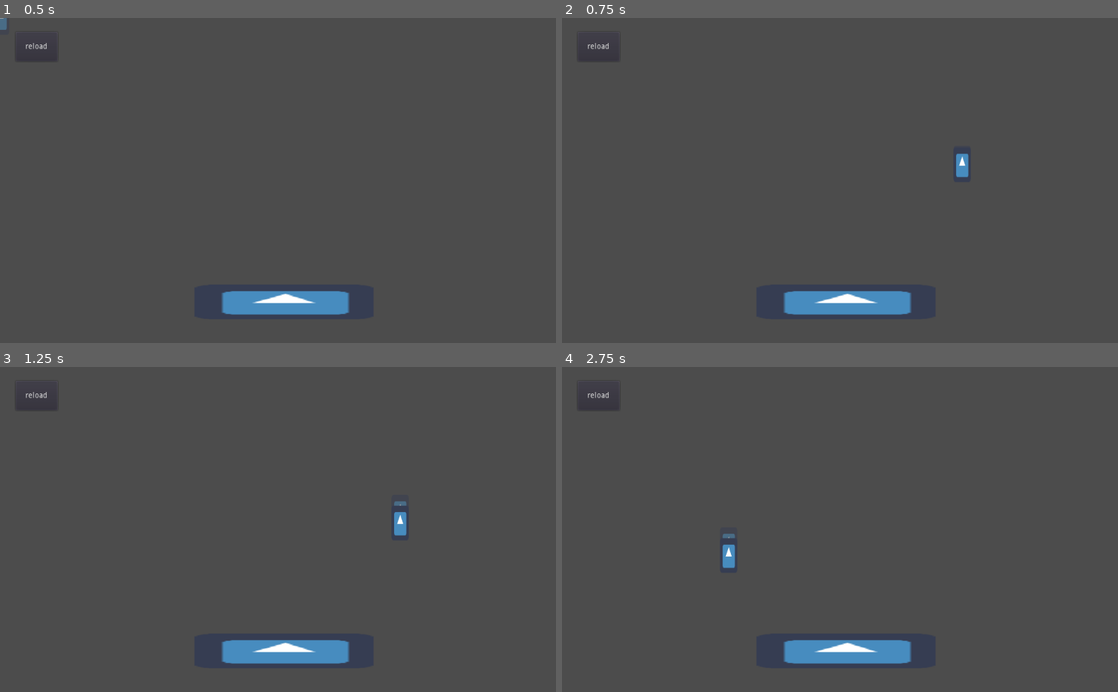
Above: before the commit, frames 1-4 (two rows, left to right).
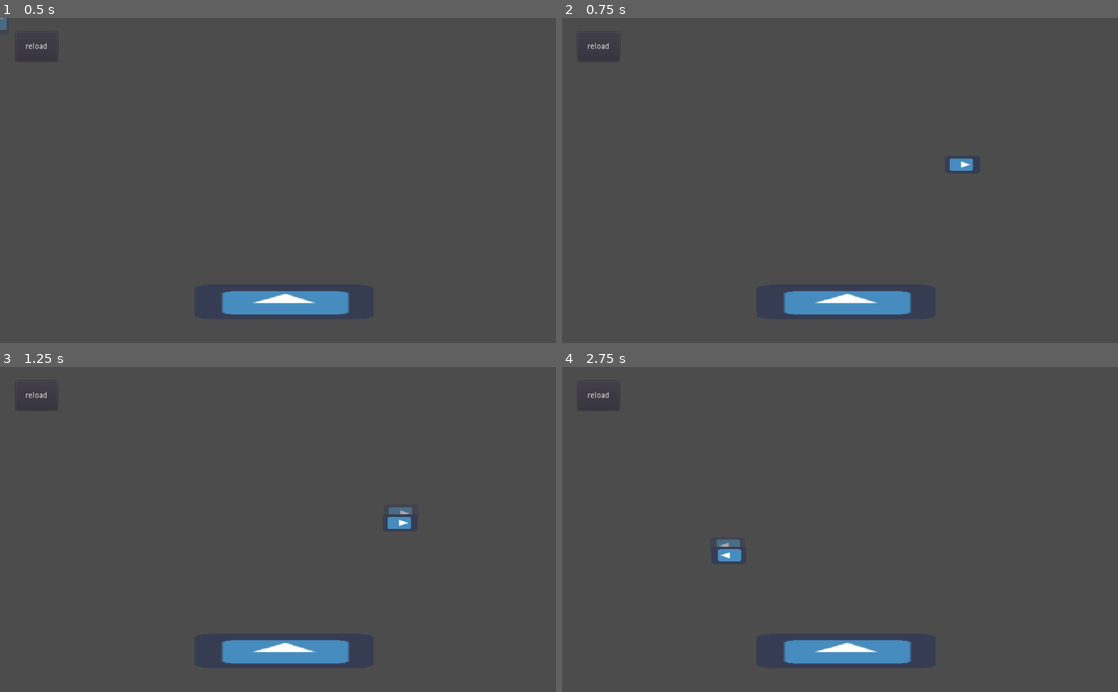
Above: after the commit, the same moments.

Repository: bluefoxdev/Godot3.4-building-demo
Game: Godot game, scene res://main_scene.tscn
Same seed, same stepped clock (60 frames per second), same inputs: the game is played once before the commit and once after it. The engine's default icon, where the game draws it, is replaced by a stand-in: a white triangle on a blue panel in a dark square.
Inputs (mouse positions are in pixels of both pictures, inside the frame that each line leads up to):
- Up to frame 1 (0.5 s): no input
- Up to frame 2 (0.75 s): tap Enter at 0.5 s; move the mouse to (962, 164) at 0.52 s; hold R (ui_right) from 0.53 s (still down); click (962, 164) at 0.6 s
- Up to frame 3 (1.25 s): keep holding R (ui_right)
- Up to frame 4 (2.75 s): release R (ui_right) at 1.25 s; click "reload" at 1.25 s; tap Space at 2 s; move the mouse to (728, 545) at 2.02 s; hold E (ui_left) from 2.03 s (still down); click (728, 545) at 2.1 s

Frame 1 is identical in both runs. In frame 2, 0.2% of the frame differs, in the area x 69-74%, y 41-50%; in frame 3, 0.3%; in frame 4, 0.3%, in the area x 27-33%, y 51-62%.
Error before the commit: Invalid call. Nonexistent function 'is_action_just_pressed' in base 'InputEventKey'. (res://placement.gd:10)

Commit message:
reuploaded project
previous commit didn't work

Diff:
--- a/main_scene.tscn
+++ b/main_scene.tscn
@@ -33,4 +33,5 @@
 __meta__ = {
 "_edit_use_anchors_": false
 }
+
 [connection signal="pressed" from="Button" to="." method="_on_Button_pressed"]
--- a/placement.gd
+++ b/placement.gd
@@ -1,13 +1,13 @@
 extends Node2D
 
 
-#sets the position of the node to the global mouse position every frame.
+#move with the mouse and call get_input
 func _process(delta):
 	self.position = get_global_mouse_position()
+	get_input()
 
-#called everytime the engine detects user input.
-func _input(event):
-	if event.is_action_just_pressed("ui_left"):
+func get_input():
+	if Input.is_action_just_pressed("ui_left"):
 		self.rotation_degrees -= 90
-	if event.is_action_just_pressed("ui_right"):
+	if Input.is_action_just_pressed("ui_right"):
 		self.rotation_degrees += 90
--- a/project.godot
+++ b/project.godot
@@ -10,7 +10,6 @@
 
 _global_script_classes=[  ]
 _global_script_class_icons={
-
 }
 
 [application]
@@ -23,12 +22,12 @@
 
 ui_left={
 "deadzone": 0.5,
-"events": [ Object(InputEventKey,"resource_local_to_scene":false,"resource_name":"","device":0,"alt":false,"shift":false,"control":false,"meta":false,"command":false,"pressed":false,"scancode":69,"unicode":0,"echo":false,"script":null)
+"events": [ Object(InputEventKey,"resource_local_to_scene":false,"resource_name":"","device":0,"alt":false,"shift":false,"control":false,"meta":false,"command":false,"pressed":false,"scancode":69,"physical_scancode":0,"unicode":0,"echo":false,"script":null)
  ]
 }
 ui_right={
 "deadzone": 0.5,
-"events": [ Object(InputEventKey,"resource_local_to_scene":false,"resource_name":"","device":0,"alt":false,"shift":false,"control":false,"meta":false,"command":false,"pressed":false,"scancode":82,"unicode":0,"echo":false,"script":null)
+"events": [ Object(InputEventKey,"resource_local_to_scene":false,"resource_name":"","device":0,"alt":false,"shift":false,"control":false,"meta":false,"command":false,"pressed":false,"scancode":82,"physical_scancode":0,"unicode":0,"echo":false,"script":null)
  ]
 }
 place={
